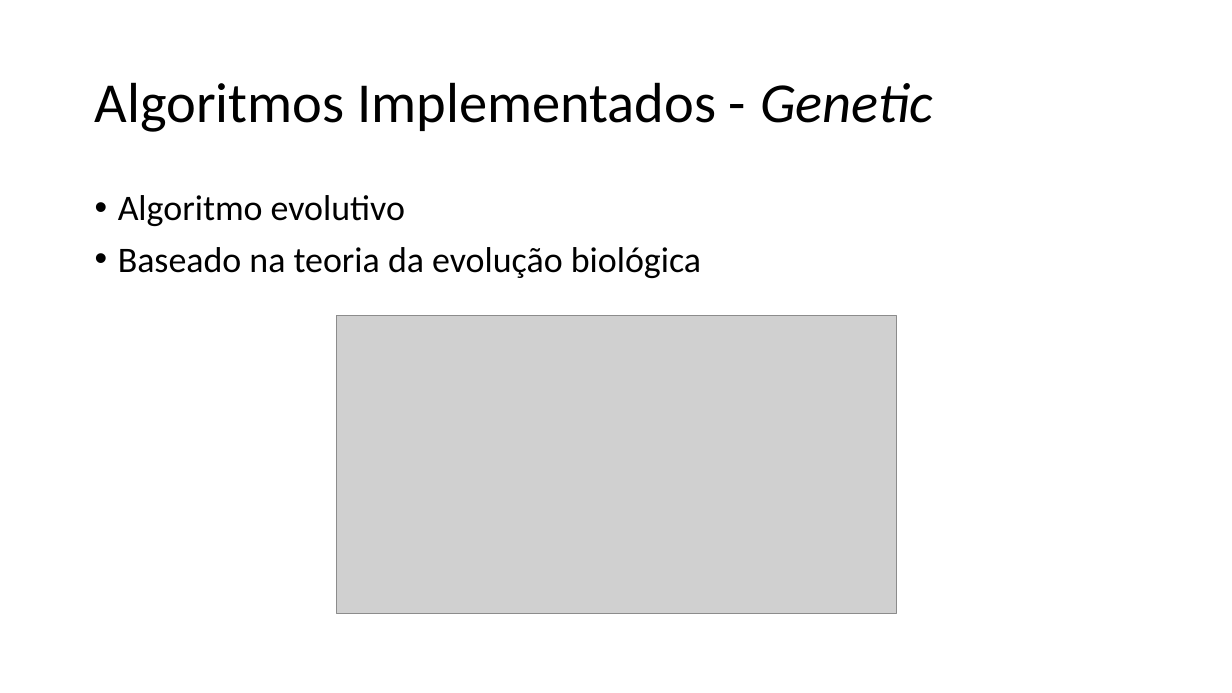
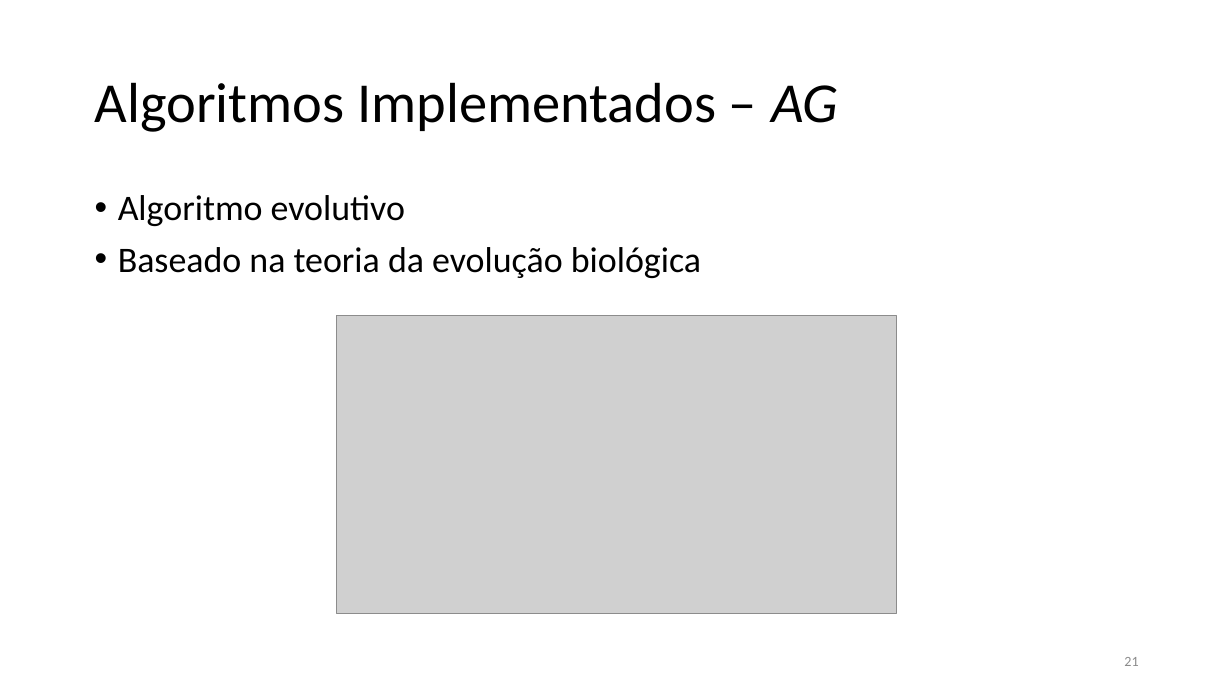
Before and after one commit to xQsme/RLP_Qt, a slide deck: slide 21 of powerpoint_defesa.pptx (slide 23 before the commit). Drawn at 1232x693 pixels with LibreOffice and Linux fonts; fonts in the diff are those of the drawing; grey boxes stand for pictures. Boxes give left, top, right and bottom in pixels: in the first picture for what was removed or moved away, otherwise in the second. Text is boxed around its words. In the diff, an @@ line names an element or a change of style, - is before the commit and + after.

```diff
--- a/powerpoint_defesa.pptx
+++ b/powerpoint_defesa.pptx
@@ title at (95, 82, 838, 132): text changed @@
-Algoritmos Implementados - Genetic
+Algoritmos Implementados – AG
@@ page number added at (1124, 657, 1138, 666), 11 pt, text #8C8C8C @@
+21
```
Also in this commit, not shown: 30 other slides changed, 2 slides removed.
